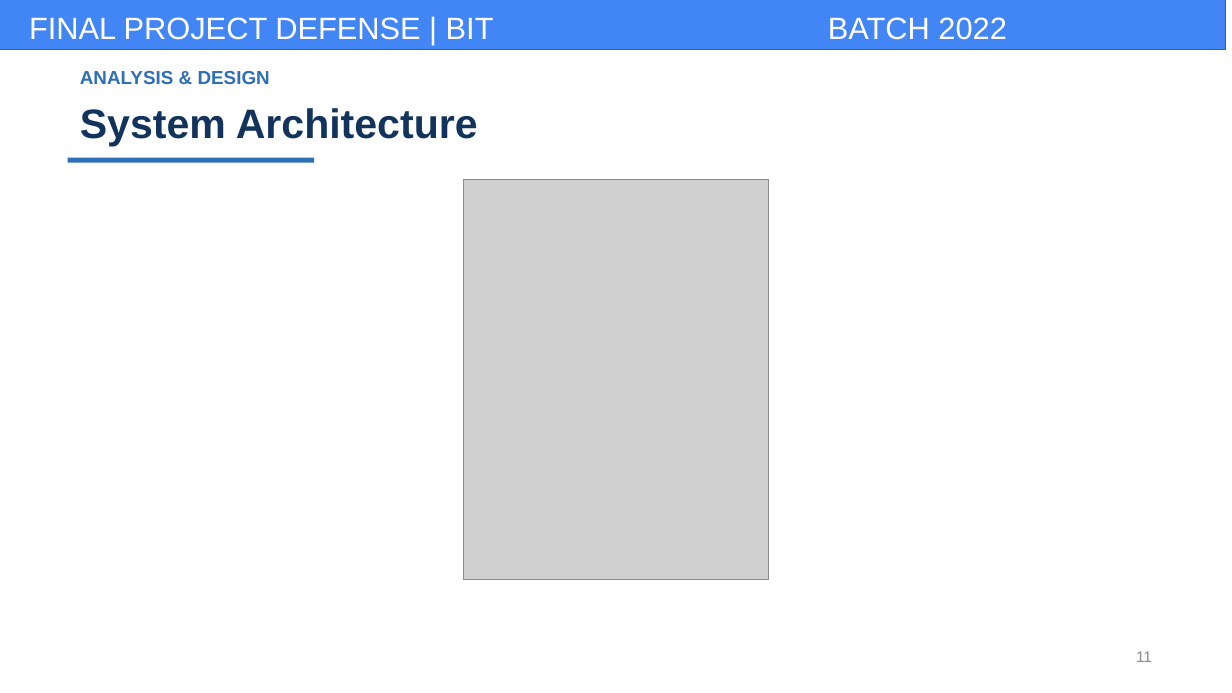
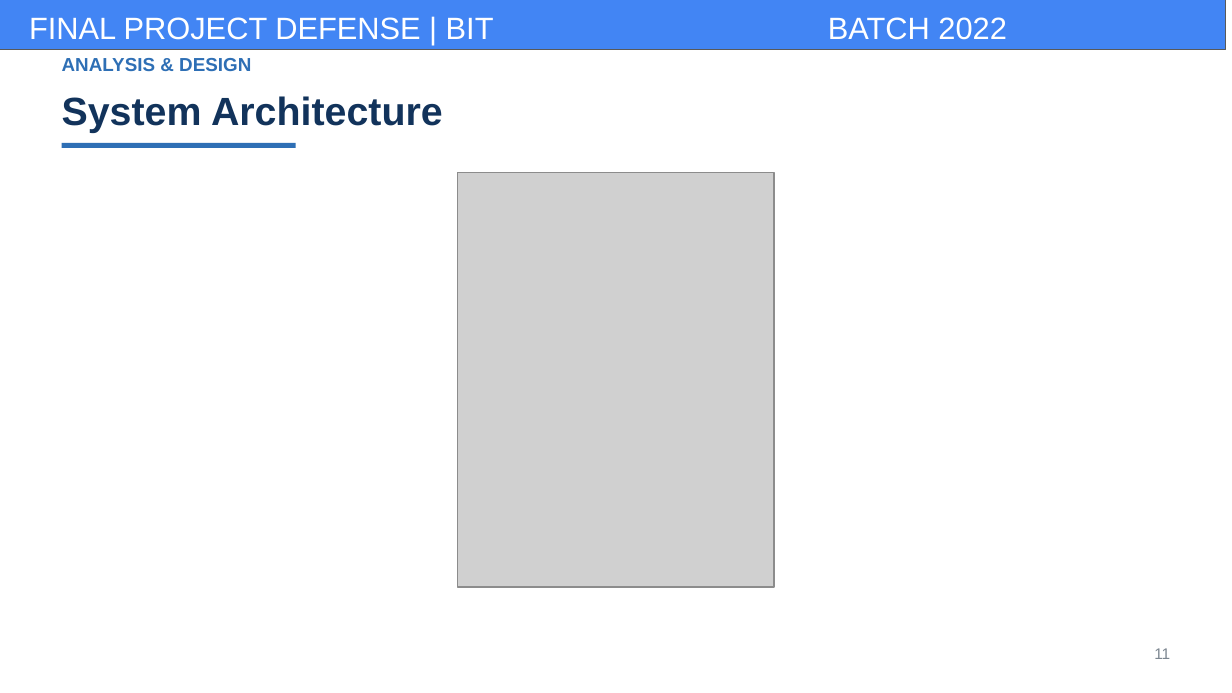
Before and after one commit to kafle1/pocket-drs, a slide deck: slide 11 of dump/report_docs/pocketdrs_presentation.pptx. Drawn at 1232x693 pixels with LibreOffice and Linux fonts; fonts in the diff are those of the drawing; grey boxes stand for pictures; background and template pictures are left out. Boxes give left, top, right and bottom in pixels: in the first picture for what was removed or moved away, otherwise in the second. Text is boxed around its words. In the diff, an @@ line names an element or a change of style, - is before the commit and + after.

```diff
--- a/dump/report_docs/pocketdrs_presentation.pptx
+++ b/dump/report_docs/pocketdrs_presentation.pptx
@@ text "ANALYSIS & DESIGN": place and size @@
-text "ANALYSIS & DESIGN" at <box>80,71,270,84</box>
+text "ANALYSIS & DESIGN" at <box>62,58,251,71</box>
@@ text "ANALYSIS & DESIGN" at <box>62,58,251,71</box>: line spacing 1 to 1.04 @@
@@ text "System Architecture": place and size @@
-text "System Architecture" at <box>80,108,478,146</box>
+text "System Architecture" at <box>62,96,443,132</box>
@@ text "System Architecture" at <box>62,96,443,132</box>: size 24 to 23 pt; line spacing 1 to 1.04 @@
@@ rectangle: place and size @@
-rectangle at <box>68,158,314,163</box>
+rectangle at <box>62,143,296,148</box>
@@ picture: place and size @@
-picture at <box>463,180,769,580</box>
+picture at <box>458,172,775,588</box>
@@ text "11" at <box>1154,648,1170,659</box>: text colour #8A8A8A to #7C8690; line spacing 1 to 1.04 @@
```
Also in this commit, not shown: 11 other slides changed, 10 slides added, 8 slides removed, 39 other files.
